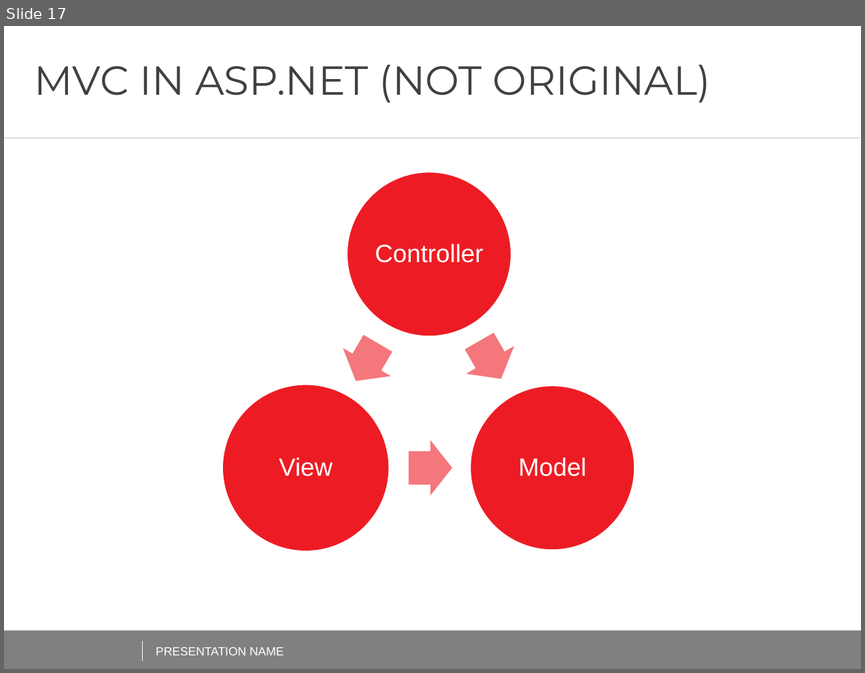
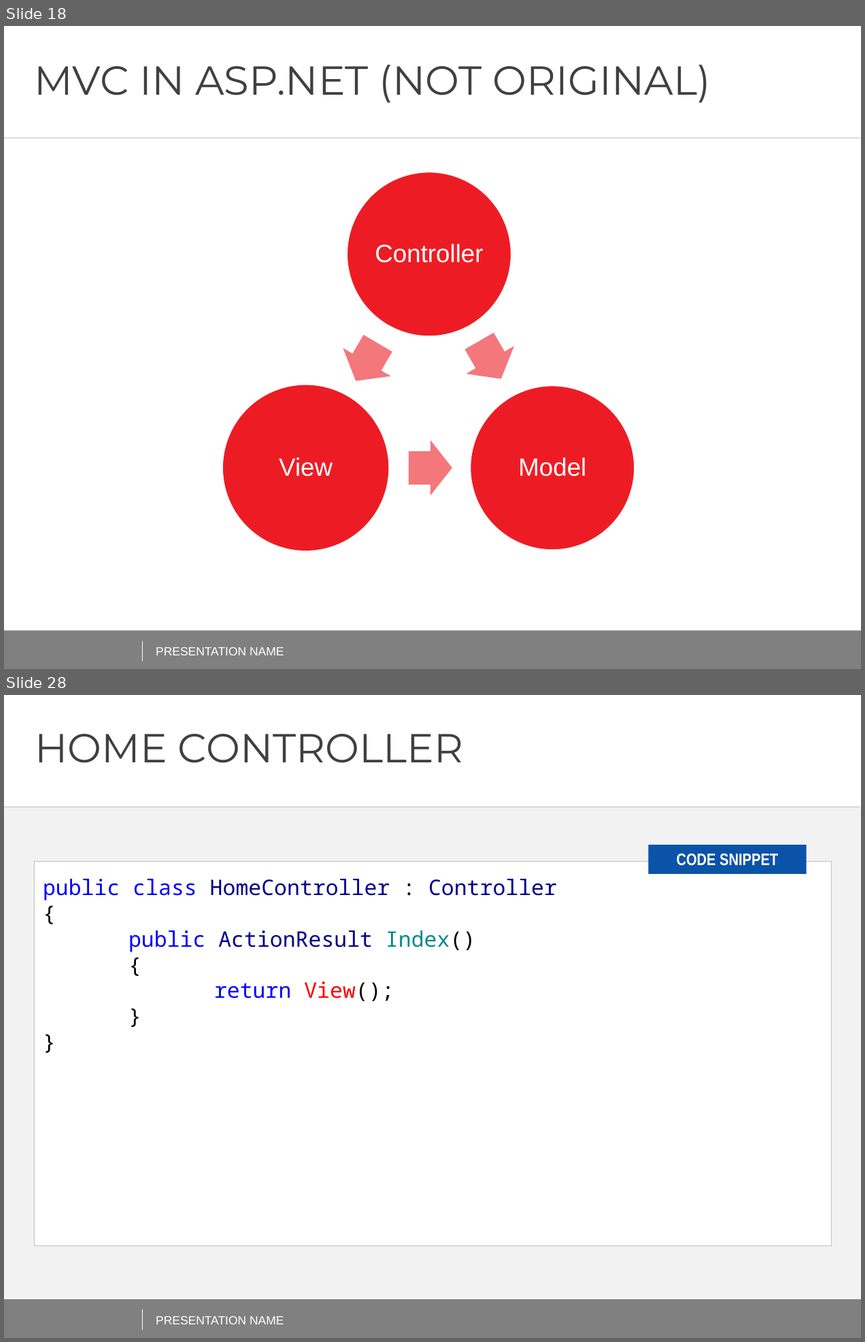
Before and after one commit to AndreiShenets/ASP.NET-Lectures, a slide deck: ASP.NET - iTechArt 2018.pptx. Shown one above the other, each under a label of ours: slide 17 before the commit, slides 18 and 28 after it; the slides between them are not shown. The pictures are 865x673 and 865x1342 pixels, drawn with LibreOffice and Linux fonts; fonts in the diff are those of the drawing; background and template pictures are left out. Boxes give left, top, right and bottom in pixels: in the first picture for what was removed or moved away, otherwise in the second. Text is boxed around its words. In the diff, an @@ line names an element or a change of style, - is before the commit and + after.

```diff
--- a/ASP.NET - iTechArt 2018.pptx
+++ b/ASP.NET - iTechArt 2018.pptx
@@ slide 28 added at (4, 695, 861, 1338), background #F2F2F2; not listed: 4 template elements that a slide beside it also shows @@
@@ rectangle added at (4, 695, 861, 807), fill #FFFFFF @@
@@ title added at (35, 734, 464, 763), 34 pt, text #404040 @@
+HOME CONTROLLER
@@ rectangle added at (649, 845, 806, 874), fill #0B52A9 @@
@@ text added at (677, 853, 778, 866), 14 pt, text #FFFFFF, bold @@
+CODE SNIPPET
@@ rectangle added at (34, 861, 831, 1246), fill #FFFFFF, outline #BFBFBF 0.5 pt @@
@@ text added at (43, 879, 557, 1001), 18 pt, text #00008B @@
+public class HomeController : Controller
+{
+public ActionResult Index()
+{
+return View();
+}
+}
@@ text added at (156, 1316, 283, 1324), 10 pt, text #FFFFFF @@
+PRESENTATION NAME
@@ what was slide 17 is now slide 18 @@
```
Also in this commit, not shown: 3 slides changed, 50 other slides added.
